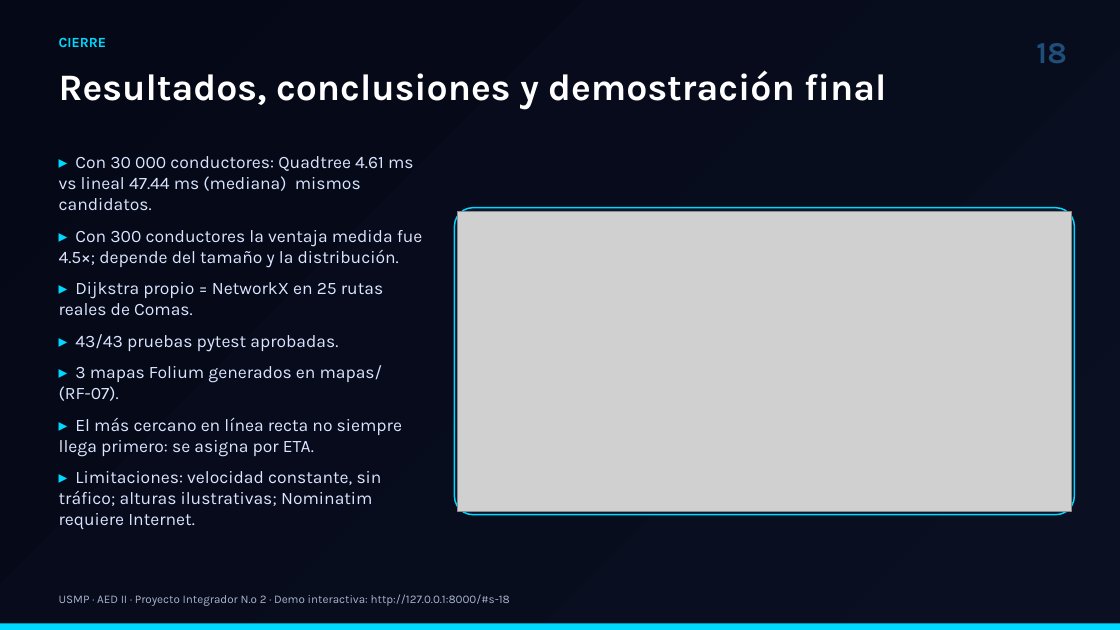
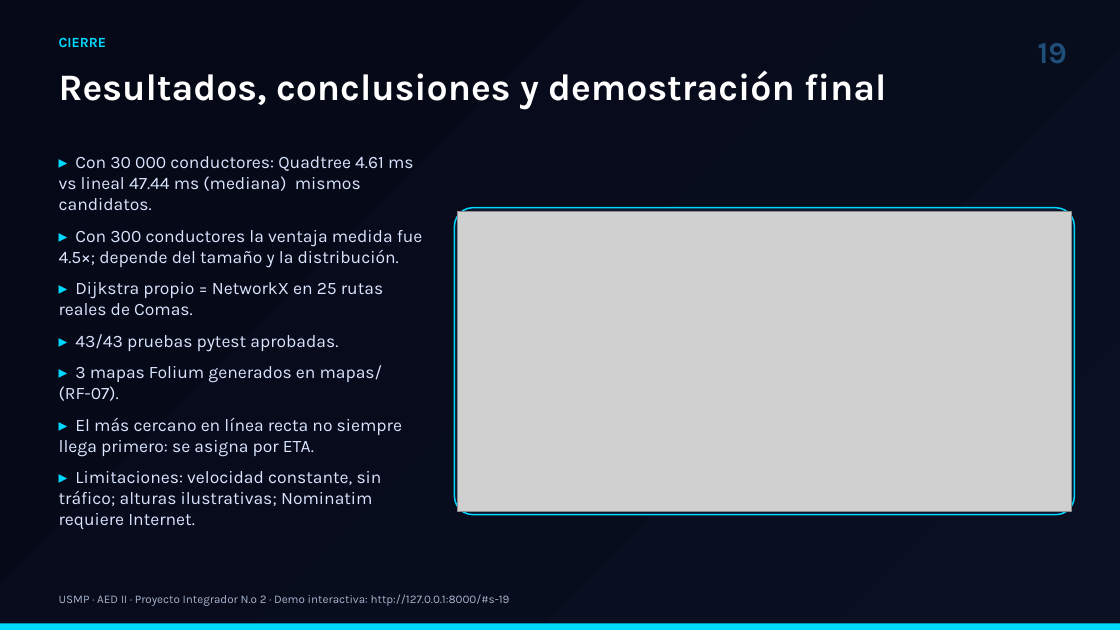
Before and after one commit to Jossesjsj/conductor-cercano-usmp, a slide deck: slide 19 of entregables/Presentacion_Conductor_Cercano_USMP.pptx (slide 18 before the commit). Drawn at 1120x630 pixels with LibreOffice and Linux fonts; fonts in the diff are those of the drawing; grey boxes stand for pictures. Boxes give left, top, right and bottom in pixels: in the first picture for what was removed or moved away, otherwise in the second. Text is boxed around its words. In the diff, an @@ line names an element or a change of style, - is before the commit and + after.

```diff
--- a/entregables/Presentacion_Conductor_Cercano_USMP.pptx
+++ b/entregables/Presentacion_Conductor_Cercano_USMP.pptx
@@ text at (x1=1038, y1=43, x2=1067, y2=63): text changed @@
-18
+19
```
Also in this commit, not shown: 16 other slides changed, 2 slides added, 1 slide removed, 38 other files.
